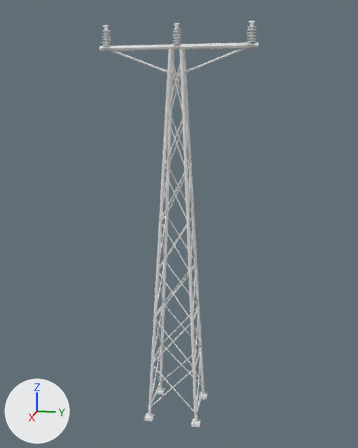
The OBJ model src/main/resources/assets/eln/model/steeltransmission69/steeltransmission69.obj, before and after one commit.
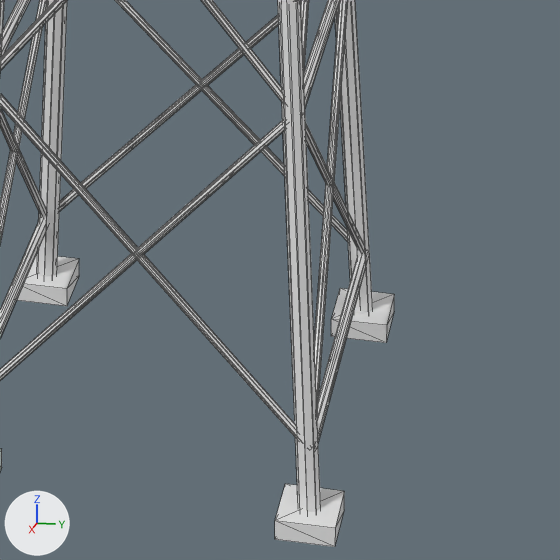
Old and new are each drawn whole from a 50 mm lens placed at (18.85, 3.85, 12.49), pointed at (-0.1, 0.06, 7.76) and again close up on the part from 43% to 64% of the width and 79% to 96% of the height. Arrows for +X, +Y and +Z are at lower left; the lights stay in place. The first two pictures are the older version. The close-ups show mesh edges as thin lines. Materials are left out; every surface is plain grey. Where no turn or scale is listed for an object, it has been applied to the vertices. Vertices at exactly the same position are counted once.

Objects in the first close-up: 'main'.
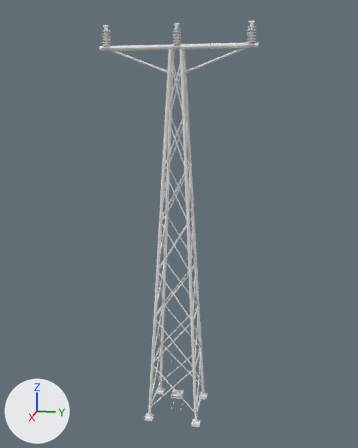
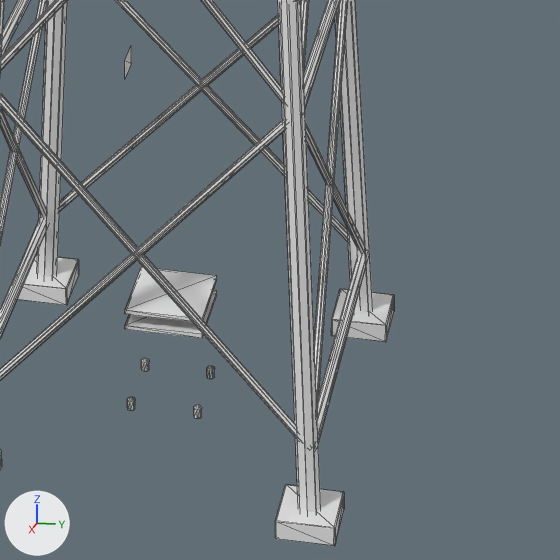
Where the change shows, as pixel boxes [x1, y1, x2, y2] in the close-ups (560 x 560 px):
'main', reshaped: before [0, 0, 394, 547]; after [0, 0, 394, 546]
part 1 of me_main, added: after [125, 290, 217, 338]
part 2 of me_main, added: after [125, 267, 217, 322]
part 3 of me_main, added: after [207, 366, 215, 379]
part 4 of me_main, added: after [141, 358, 149, 371]
part 5 of me_main, added: after [194, 405, 202, 419]
part 6 of me_main, added: after [127, 397, 135, 411]
part 7 of me_main, added: after [0, 254, 394, 546]
part 8 of me_main, added: after [125, 47, 131, 78]

Edits to the bpy script that builds the scene:
```text
Change me_main:
    used by ob_main; location = (0.0, 0.0, 0.0)
    remove me_main.from_pydata(...)  # 1254 vertices, 2204 faces; spans x -1.2..1.2, y -2.9..3.0, z -0.5..14.6
    add me_main.from_pydata(...)  # 1402 vertices, 2470 faces; spans x -1.2..1.2, y -2.9..3.0, z -0.5..14.6
    me_main part 1: a new loose piece, a box spanning x -0.23..0.23, y -0.23..0.23, z 0.1..0.125
    me_main part 2: a new loose piece, a box spanning x -0.23..0.23, y -0.23..0.23, z 0.2..0.225
    me_main part 3: a new loose piece, an 8-sided cylinder along z spanning x -0.224..-0.176, y 0.176..0.224, z -0.44..-0.38
    me_main part 4: a new loose piece, an 8-sided cylinder along z spanning x -0.224..-0.176, y -0.224..-0.176, z -0.44..-0.38
    me_main part 5: a new loose piece, an 8-sided cylinder along z spanning x 0.176..0.224, y 0.176..0.224, z -0.44..-0.38
    me_main part 6: a new loose piece, an 8-sided cylinder along z spanning x 0.176..0.224, y -0.224..-0.176, z -0.44..-0.38
    me_main part 7: 64 vertices added at x -1.2..1.2, y -1.2..1.2, z -0.5..-0.4
    me_main part 8: 4 vertices added at x -0.1..0.1, y -0.3, z 1.6..1.8
    other edits to the shape of me_main do not show in these pictures
```
